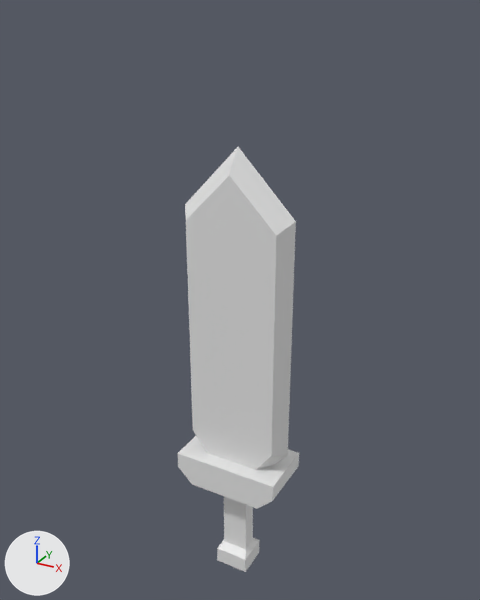
The FBX model Assets/_Meshes/SM_Sword.fbx: old version first, new version second.
Camera for both pictures: a camera (50 mm lens) standing at (1.51, -2.73, 2.72) and looking at (-0.03, 0.08, 1.31). Arrows for +X, +Y and +Z are at lower left; the lights stay in place.

The older version as bpy lines, for what is in view:
```python
me_cube_002 = bpy.data.meshes.new('Cube.002')
me_cube_002.from_pydata(...)  # 59 vertices, 52 faces; spans x -0.31..0.31, y -0.17..0.17, z -0.43..2.13
me_cube_002.materials.append(mat_uv_paper)  # its picture is missing
# before: 12 (-0.3, -0.17, 0.4) at pixel (177, 453), 13 (-0.3, 0.17, 0.4), 14 (0.3, -0.17, 0.4) at pixel (272, 487), 15 (0.3, 0.17, 0.4) at pixel (299, 452), 16 (0.07, -0.04, 0.21)
# before: 17 (0.3, -0.17, 0.3) at pixel (272, 500), 18 (-0.3, -0.17, 0.3) at pixel (178, 466), 19 (-0.07, -0.04, 0.21), 20 (-0.07, 0.04, 0.21), 21 (-0.3, 0.17, 0.3)
# before: 22 (0.3, 0.17, 0.3) at pixel (298, 466), 23 (0.07, 0.04, 0.21), 24 (-0.21, 0.17, 0.21), 25 (-0.21, -0.17, 0.21) at pixel (191, 484), 26 (0.21, -0.17, 0.21) at pixel (257, 508)
# before: 27 (0.21, 0.17, 0.21)
ob_sword = bpy.data.objects.new('Sword', me_cube_002)
ob_sword.location = (0.0, 0.0, 0.0)
```
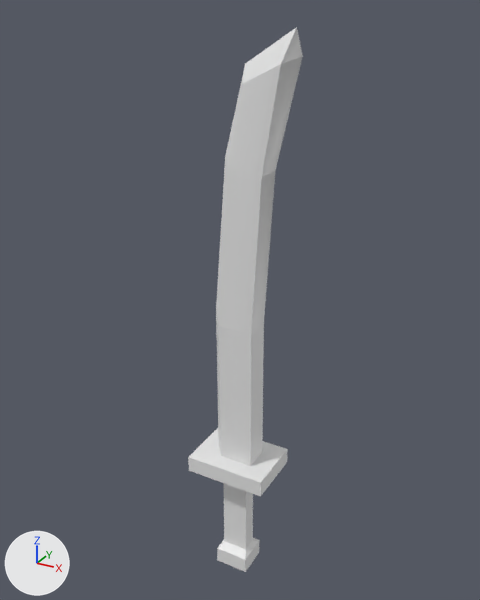
What differs and where, as boxes (x1, y1, x2, y2) in the pictures (480 x 600 px):
'Sword', reshaped (28% taller)
    before: (177, 147, 299, 572)
    after: (188, 27, 303, 572)
part 1 of me_cube_002, rebuilt (21% narrower, 36% taller)
    before: (185, 147, 296, 470)
    after: (216, 27, 303, 466)
part 2 of me_cube_002, cut back
    before: (177, 436, 299, 549)
    after: (188, 428, 287, 549)

The change in detail:
me_cube_002 is used by ob_sword; location (0.0, 0.0, 0.0).
Verts and faces of me_cube_002; kept vertices keep their numbers, new ones are numbered from 59.
me_cube_002 had 59 vertices, 52 faces and spanned x -0.31..0.31, y -0.17..0.17, z -0.43..2.13.
me_cube_002 now has 49 vertices, 44 faces and spans x -0.23..0.28, y -0.17..0.17, z -0.43..2.64.
me_cube_002 part 1: the loose piece of 27 vertices spanning x -0.31..0.31, y -0.08..0.09, z 0.35..2.13 is rebuilt with 21 vertices and now spans x -0.13..0.28, y -0.07..0.07, z 0.34..2.64.
Part 2, on me_cube_002:
Vertices deleted: 12 to 15 (with the faces that use them).
Vertices 16, 19, 20, 23 move by (0.0, 0.0, 0.09).
Vertex 18 moves to (-0.23, -0.17, 0.4), pixel (188, 457).
Vertex 21 moves to (-0.23, 0.17, 0.4), pixel (218, 426).
Vertex 17 moves to (0.23, -0.17, 0.4), pixel (260, 482).
Vertex 22 moves to (0.23, 0.17, 0.4), pixel (287, 449).
Vertex 26 moves to (0.23, -0.17, 0.3), pixel (260, 496).
Vertex 27 moves to (0.23, 0.17, 0.3), pixel (287, 462).
Vertex 25 moves to (-0.23, -0.17, 0.3), pixel (188, 470).
Vertex 24 moves to (-0.23, 0.17, 0.3).
New faces: (17, 22, 21, 18), (21, 22, 27, 24), (17, 18, 25, 26).
